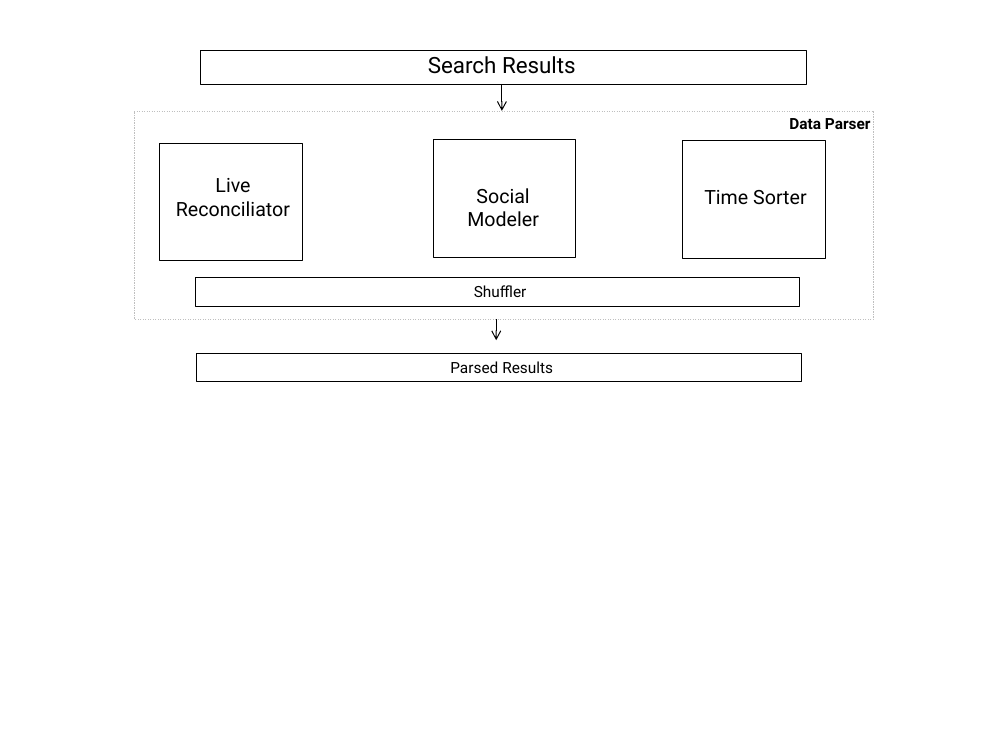
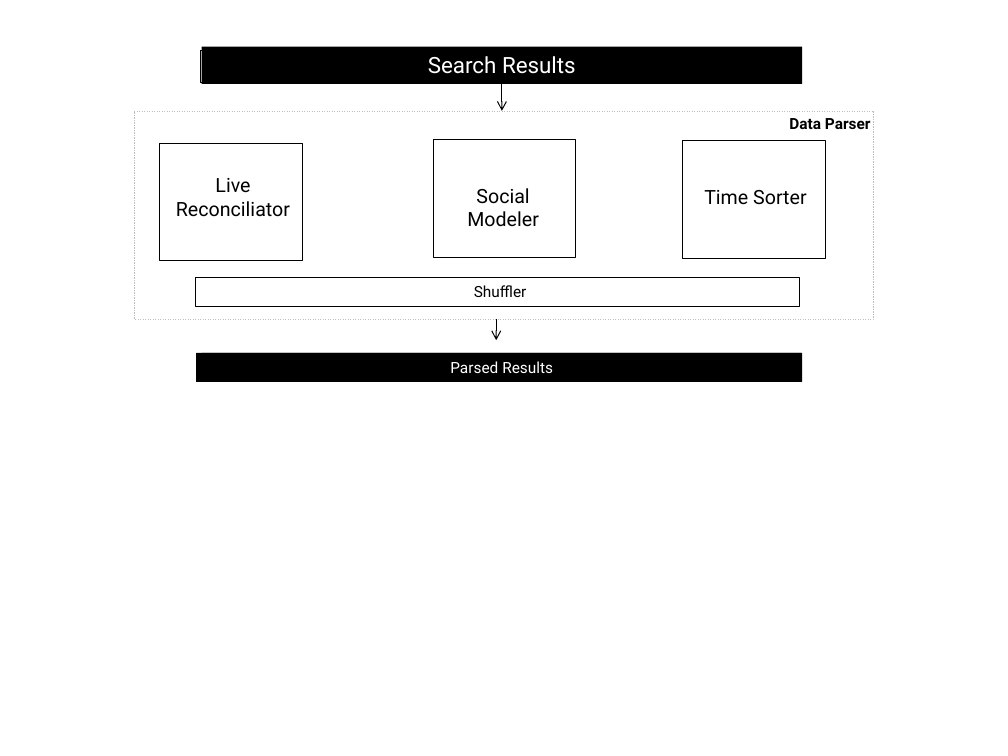
Before and after one commit to S-c-H-i-Z-o/PhD, a slide deck: slide 2 of Thesis/Part2/Chapter2/figures/SNARC Architecture.pptx. Drawn at 1008x756 pixels with LibreOffice and Linux fonts; fonts in the diff are those of the drawing. Boxes give left, top, right and bottom in pixels: in the first picture for what was removed or moved away, otherwise in the second. Text is boxed around its words. In the diff, an @@ line names an element or a change of style, - is before the commit and + after.

```diff
--- a/Thesis/Part2/Chapter2/figures/SNARC Architecture.pptx
+++ b/Thesis/Part2/Chapter2/figures/SNARC Architecture.pptx
@@ rectangle: place and size @@
-rectangle at (200, 50, 806, 85)
+rectangle at (200, 50, 799, 83)
@@ rectangle "Search Results": place and size @@
-rectangle "Search Results" at (428, 56, 576, 74)
+rectangle "Search Results" at (202, 46, 802, 84)
@@ rectangle "Search Results" at (202, 46, 802, 84): text colour #000000 to #FFFFFF; fill none to #000000 @@
@@ rectangle at (197, 353, 801, 382): fill none to #000000 @@
@@ rectangle "Parsed Results": place and size @@
-rectangle "Parsed Results" at (450, 361, 553, 373)
+rectangle "Parsed Results" at (202, 353, 802, 382)
@@ rectangle "Parsed Results" at (202, 353, 802, 382): text colour #000000 to #FFFFFF; fill none to #000000 @@
```
Also in this commit, not shown: 1 other slide changed, 1 slide added, 25 other files.
